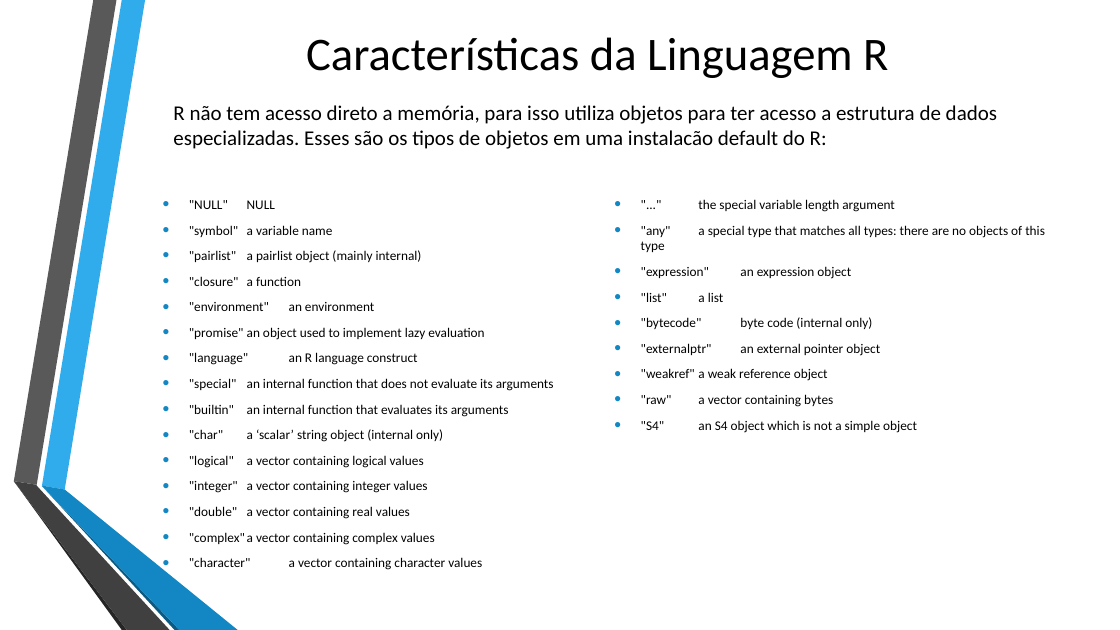
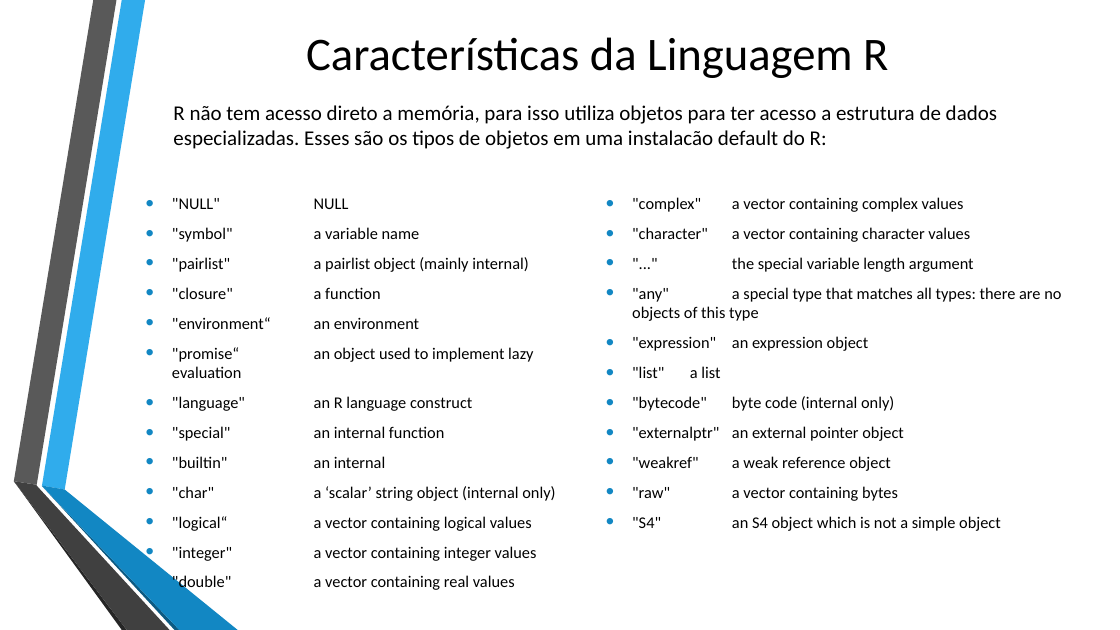
Before and after one commit to fabiocmazzo/workshop_fatec_ind, a slide deck: slide 3 of Apresentacao Linguagem R.pptx. Drawn at 1120x630 pixels with LibreOffice and Linux fonts; fonts in the diff are those of the drawing; background and template pictures are left out. Boxes give left, top, right and bottom in pixels: in the first picture for what was removed or moved away, otherwise in the second. Text is boxed around its words. In the diff, an @@ line names an element or a change of style, - is before the commit and + after.

```diff
--- a/Apresentacao Linguagem R.pptx
+++ b/Apresentacao Linguagem R.pptx
@@ text ""NULL" NULL": place and size @@
-text ""NULL" NULL" at bbox=[189, 199, 1045, 570]
+text ""NULL" NULL" at bbox=[172, 197, 1061, 592]
@@ text at bbox=[172, 197, 1061, 592]: size 11.4 to 14 pt in ""NULL" NULL", ""symbol" a variable name", ""pairlist" a pairlist object (mainly internal)", ""closure" a function" and 15 more places @@
@@ text at bbox=[172, 317, 533, 362]: text changed; size 11.4 to 14 pt @@
-• "environment" an environment
-• "promise" an object used to implement lazy evaluation
+• "environment“ an environment
+• "promise“ an object used to implement lazy evaluation
@@ text at bbox=[172, 426, 444, 468]: text changed; size 11.4 to 14 pt @@
-• "special" an internal function that does not evaluate its arguments
-• "builtin" an internal function that evaluates its arguments
+• "special" an internal function
+• "builtin" an internal
@@ text at bbox=[172, 516, 532, 531]: text changed; size 11.4 to 14 pt @@
-• "logical" a vector containing logical values
+• "logical“ a vector containing logical values
```
Also in this commit, not shown: 4 other slides changed.
